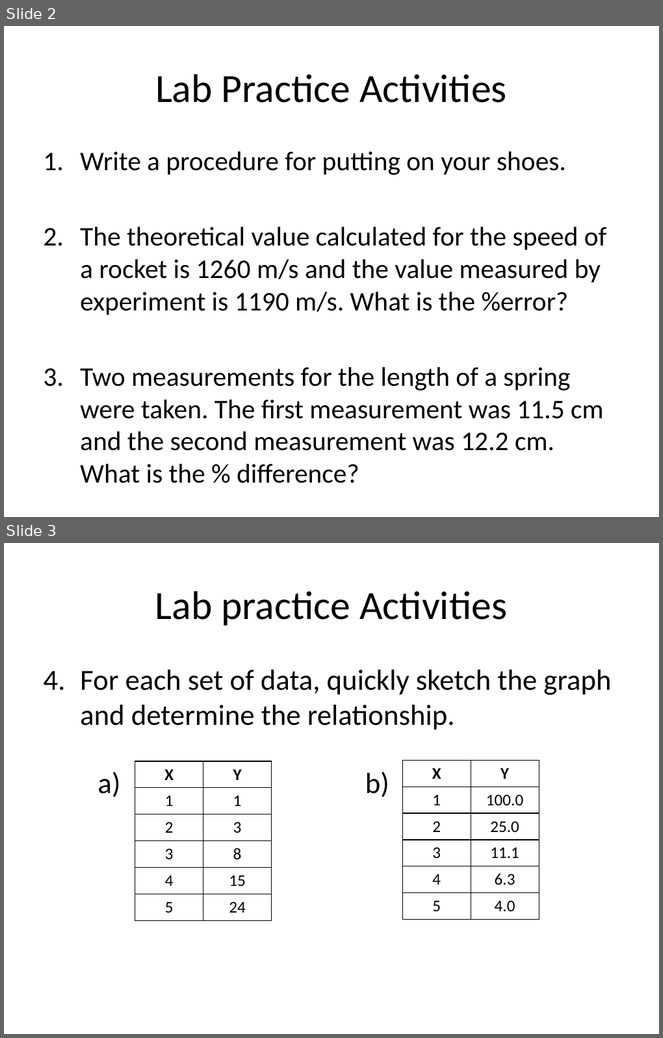
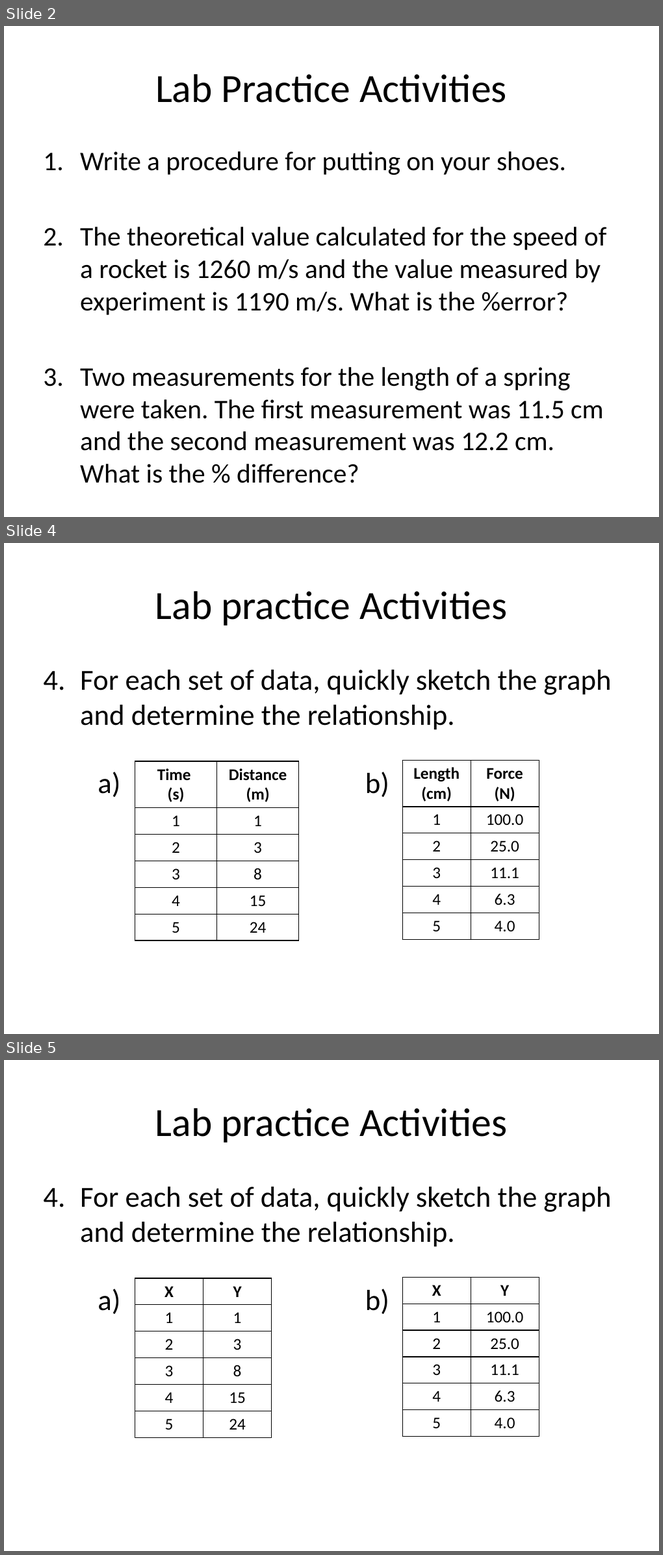
Before and after one commit to Greg5519/SPH3U0, a slide deck: Unit 1 Measurement Skills/Day 7 Variables And Relationships/Lab Practice Activities.pptx. Shown one above the other, each under a label of ours: slides 2 and 3 before the commit, slides 2, 4 and 5 after it; the slides between them are not shown. The pictures are 663x1038 and 663x1555 pixels, drawn with LibreOffice and Linux fonts; fonts in the diff are those of the drawing. Boxes give left, top, right and bottom in pixels: in the first picture for what was removed or moved away, otherwise in the second. Text is boxed around its words. In the diff, an @@ line names an element or a change of style, - is before the commit and + after.

```diff
--- a/Unit 1 Measurement Skills/Day 7 Variables And Relationships/Lab Practice Activities.pptx
+++ b/Unit 1 Measurement Skills/Day 7 Variables And Relationships/Lab Practice Activities.pptx
@@ slide 4 added at (x1=4, y1=543, x2=659, y2=1034), background #FFFFFF @@
@@ title added at (x1=155, y1=591, x2=507, y2=626), 44 pt, text #000000 @@
+Lab practice Activities
@@ text added at (x1=80, y1=670, x2=611, y2=730), 32 pt, text #000000 @@
+4. For each set of data, quickly sketch the graph and determine the relationship.
@@ text added at (x1=98, y1=772, x2=120, y2=797), 32 pt, text #000000 @@
+a)
@@ table added at (x1=135, y1=761, x2=299, y2=940), 6 rows, 2 columns @@
+Time / (s) | Distance (m)
+1 | 1
+2 | 3
+3 | 8
+4 | 15
+5 | 24
@@ text added at (x1=365, y1=772, x2=389, y2=797), 32 pt, text #000000 @@
+b)
@@ table added at (x1=402, y1=761, x2=539, y2=939), 6 rows, 2 columns @@
+Length (cm) | Force (N)
+1 | 100.0
+2 | 25.0
+3 | 11.1
+4 | 6.3
+5 | 4.0
@@ what was slide 3 is now slide 5 @@
```
Also in this commit, not shown: 1 other slide added, 1 other file.
